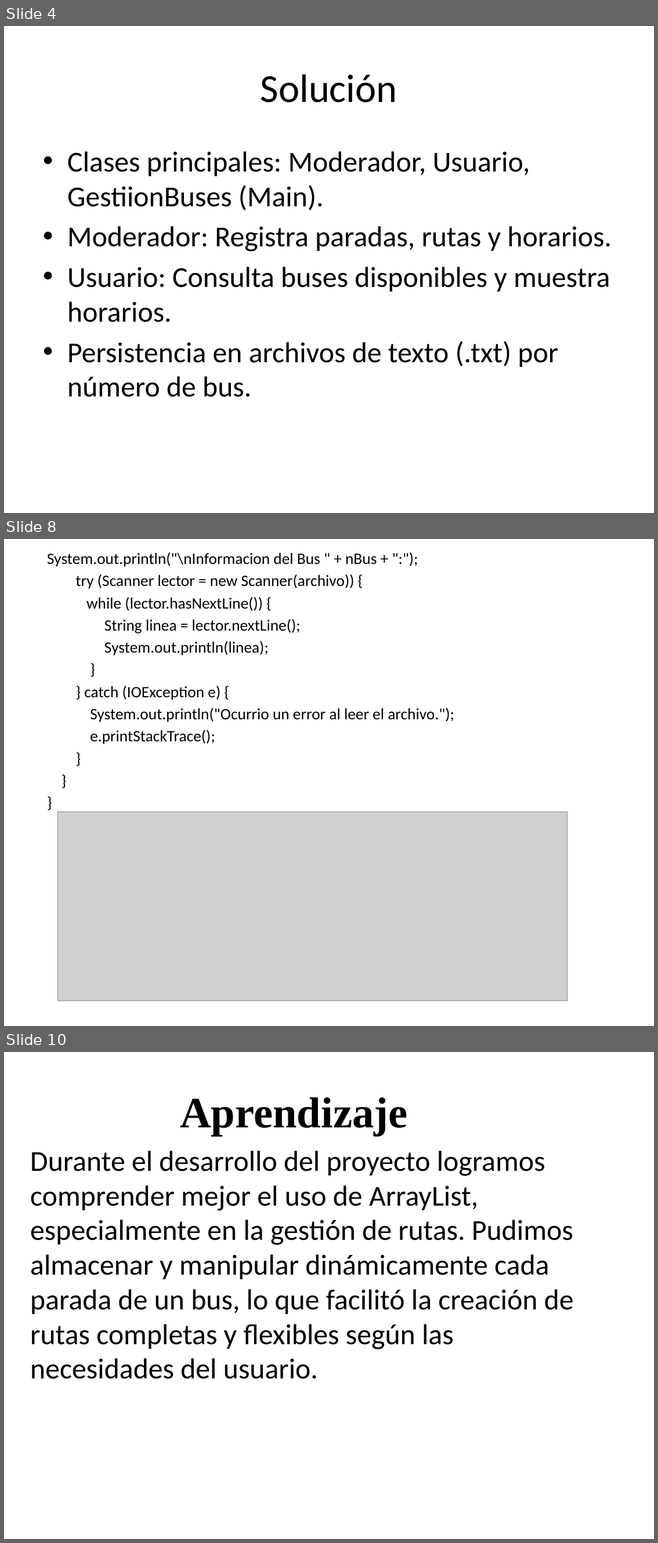
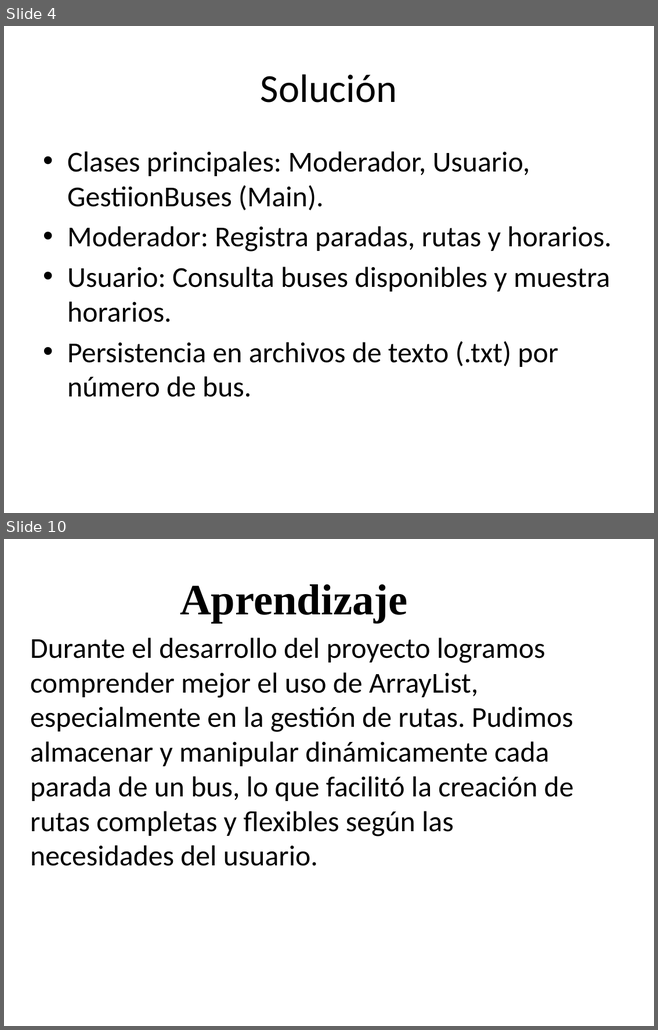
Before and after one commit to ProOrientadaObjetos-P-D-AA2025/aab1-25-proyecto-bimestral-1er-bim-grupal-JairoMacas-P, a slide deck: Varios/Presentacion_GestionBuses.pptx. Shown one above the other, each under a label of ours: slides 4, 8 and 10 before the commit, slides 4 and 10 after it; the slides between them are not shown. The pictures are 658x1543 and 658x1030 pixels, drawn with LibreOffice and Linux fonts; fonts in the diff are those of the drawing; grey boxes stand for pictures; background and template pictures are left out. Boxes give left, top, right and bottom in pixels: in the first picture for what was removed or moved away, otherwise in the second. Text is boxed around its words. In the diff, an @@ line names an element or a change of style, - is before the commit and + after.

```diff
--- a/Varios/Presentacion_GestionBuses.pptx
+++ b/Varios/Presentacion_GestionBuses.pptx
@@ slide 8 removed at bbox=[4, 539, 654, 1026], background picture (left out) @@
@@ text removed at bbox=[47, 552, 454, 744] @@
-System.out.println("\nInformacion del Bus " + nBus + ":");
-try (Scanner lector = new Scanner(archivo)) {
-while (lector.hasNextLine()) {
-String linea = lector.nextLine();
-System.out.println(linea);
-}
-} catch (IOException e) {
-System.out.println("Ocurrio un error al leer el archivo.");
-e.printStackTrace();
-}
-}
-}
@@ picture removed at bbox=[58, 812, 567, 1001] @@
```
Also in this commit, not shown: 5 slides changed, 3 slides added, 1 other slide removed, 43 other files.
